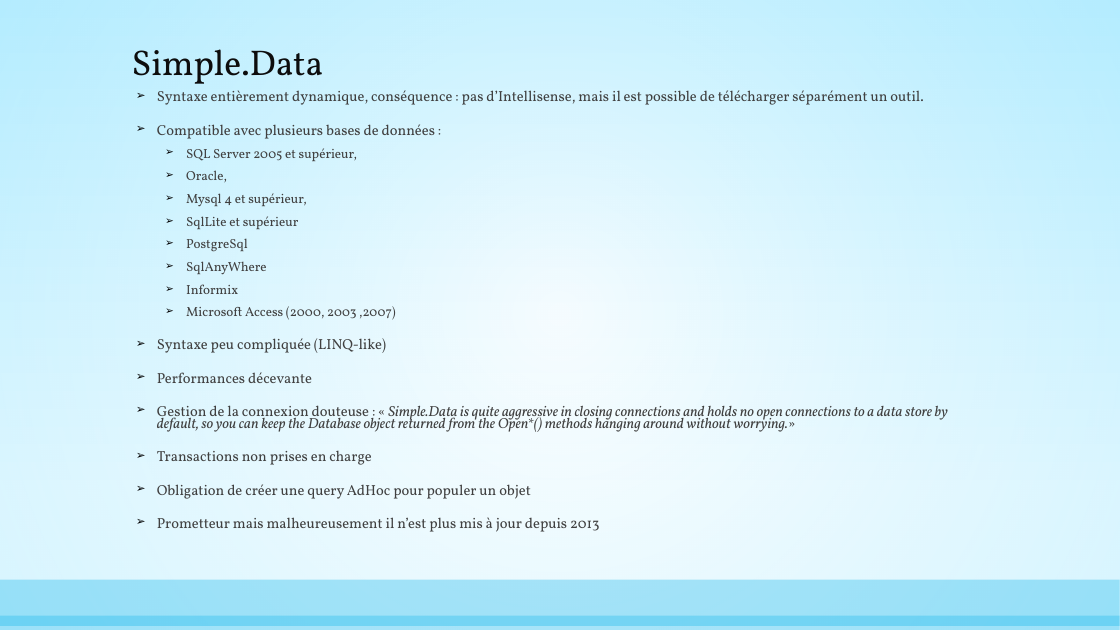
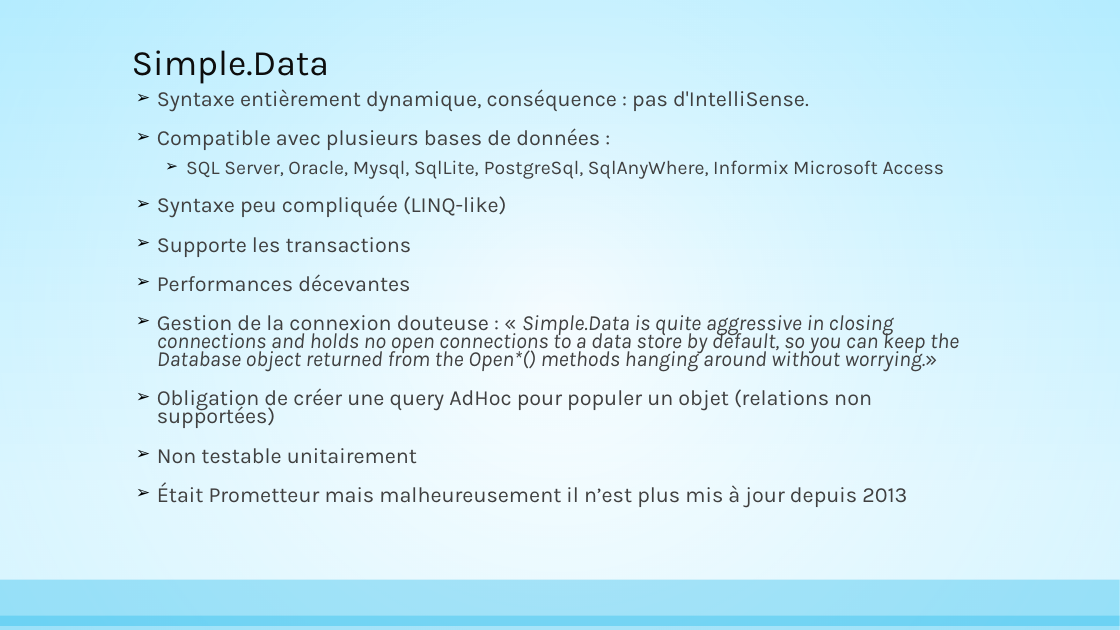
Before and after one commit to AnthonyGiretti/MicroOrmDemo.net, a slide deck: slide 9 of Items/Les Micro Orm, alternatives à Entity Framework.pptx (slide 8 before the commit). Drawn at 1120x630 pixels with LibreOffice and Linux fonts; fonts in the diff are those of the drawing. Boxes give left, top, right and bottom in pixels: in the first picture for what was removed or moved away, otherwise in the second. Text is boxed around its words. In the diff, an @@ line names an element or a change of style, - is before the commit and + after.

```diff
--- a/Items/Les Micro Orm, alternatives à Entity Framework.pptx
+++ b/Items/Les Micro Orm, alternatives à Entity Framework.pptx
@@ title "Simple.Data" at [132, 50, 329, 84]: font Vollkorn to Karla @@
@@ text at [157, 89, 809, 112]: text changed; size 12.5 to 18.5 pt; font Vollkorn to Karla @@
-➢ Syntaxe entièrement dynamique, conséquence : pas d’Intellisense, mais il est possible de télécharger séparément un outil.
+➢ Syntaxe entièrement dynamique, conséquence : pas d'IntelliSense.
@@ text at [157, 128, 959, 372]: size 12.5 to 18.5 pt, font Vollkorn to Karla in "Compatible avec plusieurs bases de données :", "Syntaxe peu compliquée (LINQ-like)", "Gestion de la connexion douteuse : « ..." @@
@@ text at [186, 160, 945, 179]: text changed; size 11.2 to 16.6 pt; font Vollkorn to Karla @@
-  ➢ SQL Server 2005 et supérieur,
-  ➢ Oracle,
-  ➢ Mysql 4 et supérieur,
-  ➢ SqlLite et supérieur
-  ➢ PostgreSql
-  ➢ SqlAnyWhere
-  ➢ Informix
-  ➢ Microsoft Access (2000, 2003 ,2007)
+  ➢ SQL Server, Oracle, Mysql, SqlLite, PostgreSql, SqlAnyWhere, Informix Microsoft Access
@@ text at [157, 237, 412, 292]: text changed; size 12.5 to 18.5 pt; font Vollkorn to Karla @@
-➢ Performances décevante
+➢ Supporte les transactions
+➢ Performances décevantes
@@ text at [157, 389, 907, 508]: text changed; size 12.5 to 18.5 pt; font Vollkorn to Karla @@
-➢ Transactions non prises en charge
-➢ Obligation de créer une query AdHoc pour populer un objet
-➢ Prometteur mais malheureusement il n’est plus mis à jour depuis 2013
+➢ Obligation de créer une query AdHoc pour populer un objet (relations non supportées)
+➢ Non testable unitairement
+➢ Était Prometteur mais malheureusement il n’est plus mis à jour depuis 2013
```
Also in this commit, not shown: 13 other slides changed, 6 slides added.
